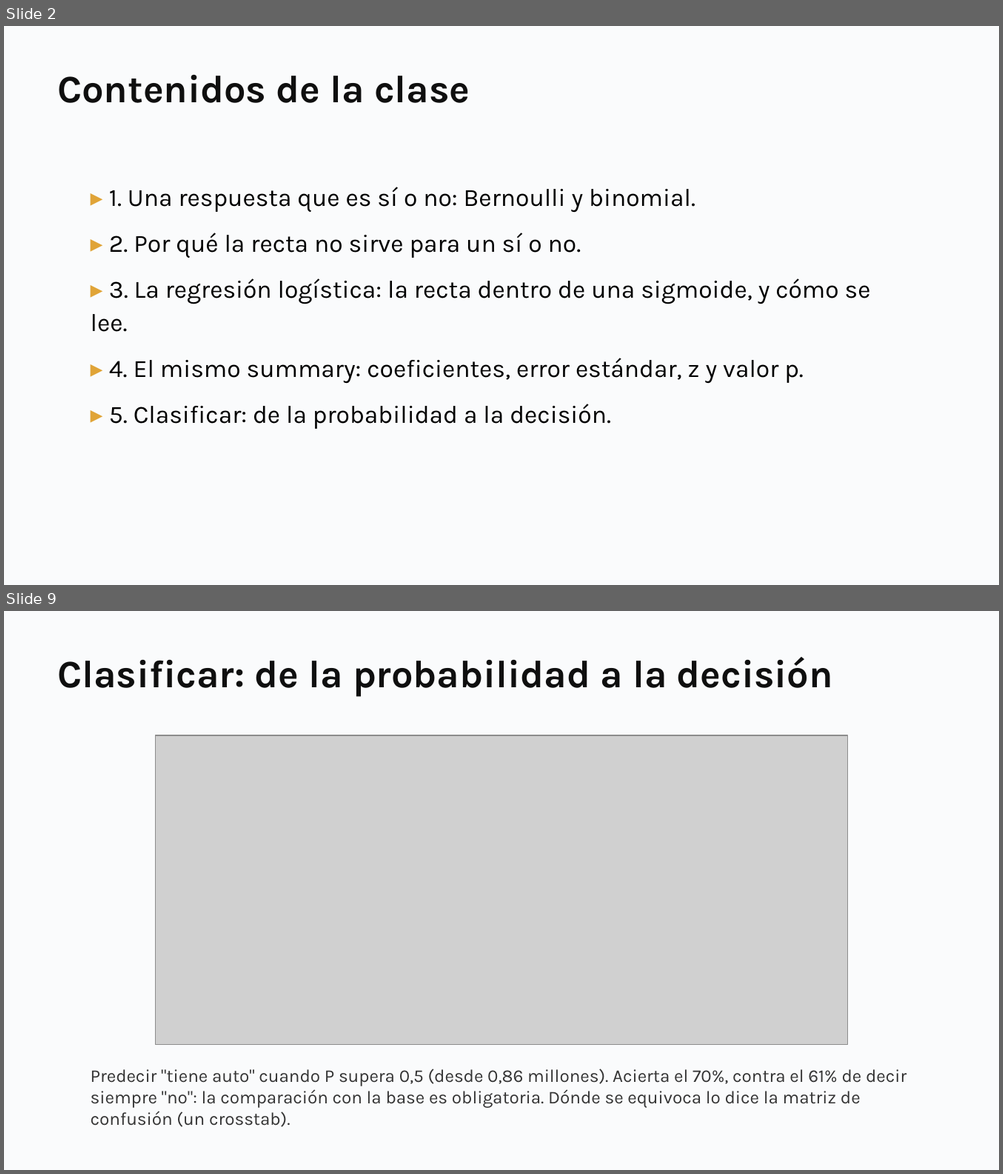
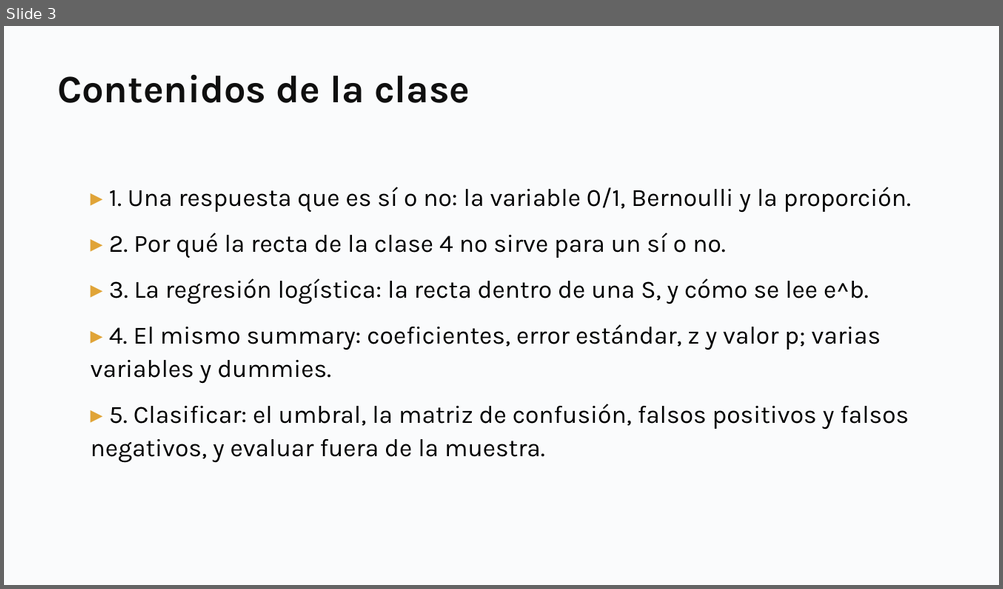
Before and after one commit to daniopitz/diplomado-cdd, a slide deck: presentaciones/clase06_regresion_logistica.pptx. Shown one above the other, each under a label of ours: slides 2 and 9 before the commit, slide 3 after it; the slides between them are not shown. The pictures are 1003x1174 and 1003x589 pixels, drawn with LibreOffice and Linux fonts; fonts in the diff are those of the drawing; grey boxes stand for pictures. Boxes give left, top, right and bottom in pixels: in the first picture for what was removed or moved away, otherwise in the second. Text is boxed around its words. In the diff, an @@ line names an element or a change of style, - is before the commit and + after.

```diff
--- a/presentaciones/clase06_regresion_logistica.pptx
+++ b/presentaciones/clase06_regresion_logistica.pptx
@@ slide 9 removed at (4, 611, 999, 1170), background #FFFFFF @@
@@ rectangle removed at (4, 611, 999, 1170) @@
@@ text removed at (57, 657, 833, 696) @@
-Clasificar: de la probabilidad a la decisión
@@ picture removed at (155, 735, 848, 1045) @@
@@ text removed at (91, 1068, 906, 1127) @@
-Predecir "tiene auto" cuando P supera 0,5 (desde 0,86 millones). Acierta el 70%, contra el 61% de decir siempre "no": la comparación con la base es obligatoria. Dónde se equivoca lo dice la matriz de confusión (un crosstab).
@@ what was slide 2 is now slide 3 @@
@@ slide 3 changed as well @@
@@ text at (91, 187, 910, 463): text changed @@
-▸ 1. Una respuesta que es sí o no: Bernoulli y binomial.
-▸ 2. Por qué la recta no sirve para un sí o no.
-▸ 3. La regresión logística: la recta dentro de una sigmoide, y cómo se lee.
-▸ 4. El mismo summary: coeficientes, error estándar, z y valor p.
-▸ 5. Clasificar: de la probabilidad a la decisión.
+▸ 1. Una respuesta que es sí o no: la variable 0/1, Bernoulli y la proporción.
+▸ 2. Por qué la recta de la clase 4 no sirve para un sí o no.
+▸ 3. La regresión logística: la recta dentro de una S, y cómo se lee e^b.
+▸ 4. El mismo summary: coeficientes, error estándar, z y valor p; varias variables y dummies.
+▸ 5. Clasificar: el umbral, la matriz de confusión, falsos positivos y falsos negativos, y evaluar fuera de la muestra.
```
Also in this commit, not shown: 5 other slides changed, 32 slides added, 4 other slides removed, 7 other files.
